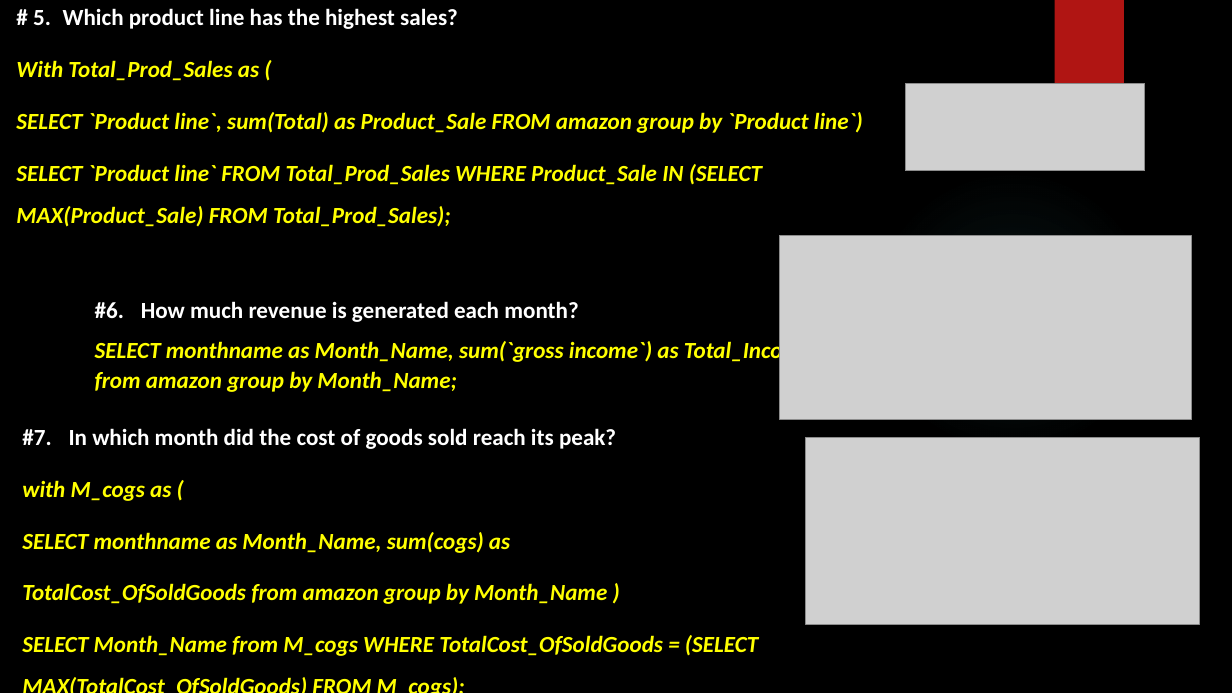
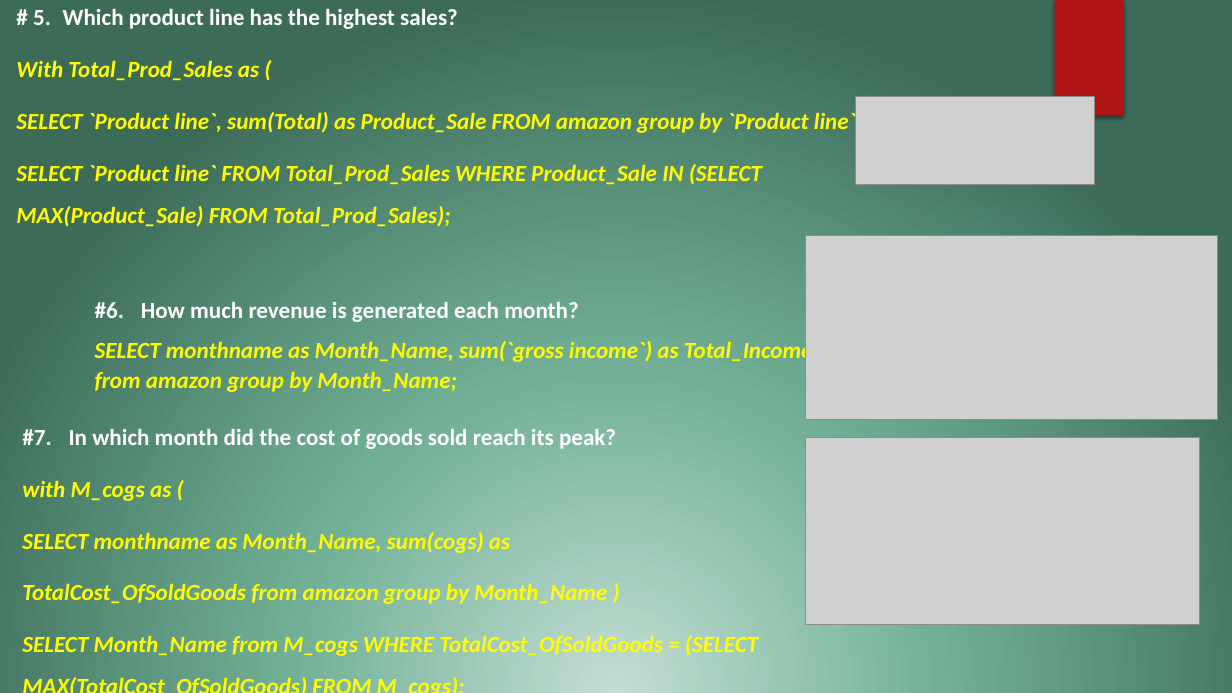
Before and after one commit to govardhansingu/Amazon-Sales-Analysis, a slide deck: slide 7 of SQL_CapStone_Project_Presentation_S8244.pptx (slide 6 before the commit). Drawn at 1232x693 pixels with LibreOffice and Linux fonts; fonts in the diff are those of the drawing; grey boxes stand for pictures; background and template pictures are left out. Boxes give left, top, right and bottom in pixels: in the first picture for what was removed or moved away, otherwise in the second. Text is boxed around its words. In the diff, an @@ line names an element or a change of style, - is before the commit and + after.

```diff
--- a/SQL_CapStone_Project_Presentation_S8244.pptx
+++ b/SQL_CapStone_Project_Presentation_S8244.pptx
@@ background picture (left out) to gradient #C3DED3 to #71B096 to #3C6B57 @@
@@ picture: place and size @@
-picture at [906,83,1145,171]
+picture at [856,97,1095,185]
@@ picture: place and size @@
-picture at [780,236,1192,420]
+picture at [805,236,1217,420]
```
Also in this commit, not shown: 19 other slides changed, 1 slide added.
